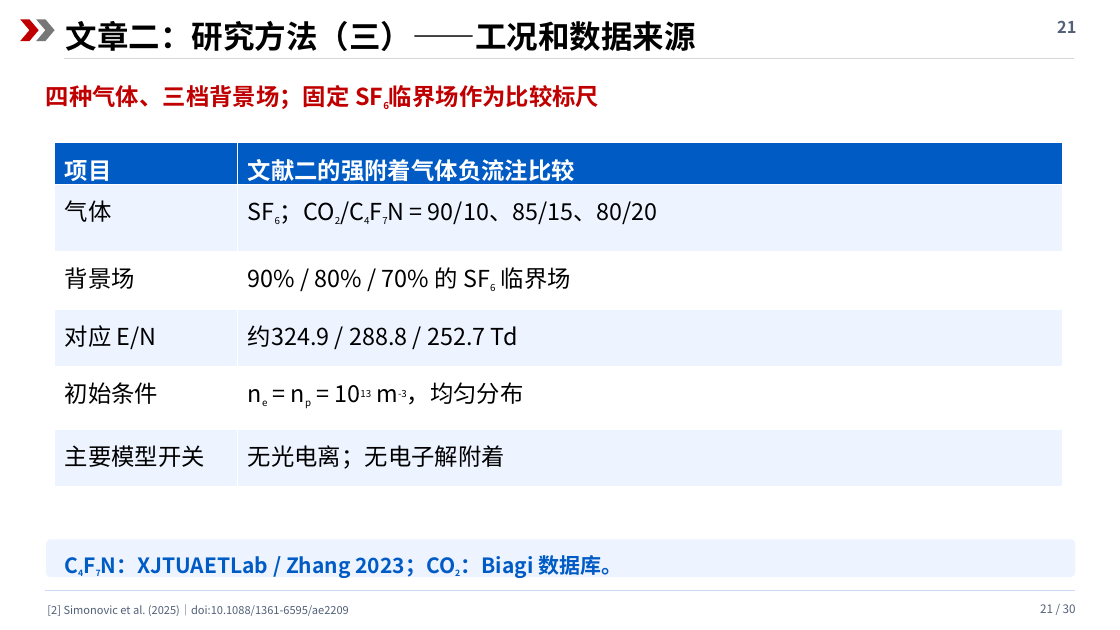
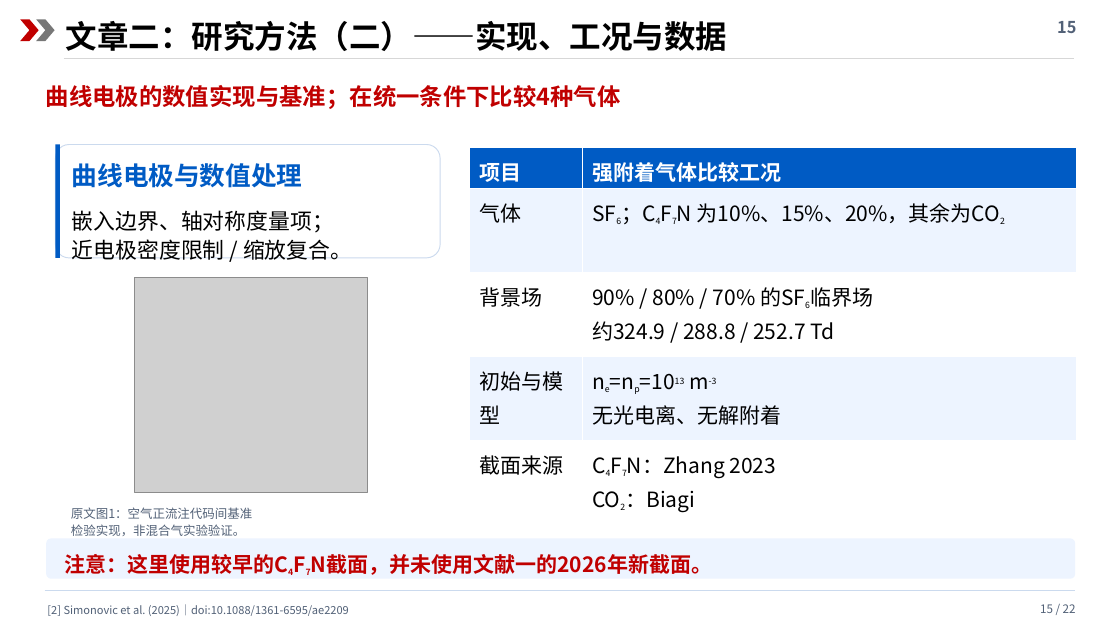
Before and after one commit to cass1223/cassbook, a slide deck: slide 15 of presentations/c4f7n/c4f7n_review.pptx (slide 21 before the commit). Drawn at 1120x630 pixels with LibreOffice and Linux fonts; fonts in the diff are those of the drawing; grey boxes stand for pictures. Boxes give left, top, right and bottom in pixels: in the first picture for what was removed or moved away, otherwise in the second. Text is boxed around its words. In the diff, an @@ line names an element or a change of style, - is before the commit and + after.

```diff
--- a/presentations/c4f7n/c4f7n_review.pptx
+++ b/presentations/c4f7n/c4f7n_review.pptx
@@ text at (x1=66, y1=21, x2=728, y2=51): text changed @@
-文章二：研究方法（三）——工况和数据来源
+文章二：研究方法（二）——实现、工况与数据
@@ text at (x1=1057, y1=21, x2=1076, y2=33): text changed @@
-21
+15
@@ text at (x1=46, y1=85, x2=621, y2=109): text changed @@
-四种气体、三档背景场；固定 SF6临界场作为比较标尺
+曲线电极的数值实现与基准；在统一条件下比较4种气体
@@ rounded rectangle added at (x1=55, y1=145, x2=440, y2=258), fill #FFFFFF, outline #CBDAEE 0.8 pt @@
@@ rectangle added at (x1=55, y1=145, x2=60, y2=258), fill #005BC4 @@
@@ table at (x1=470, y1=147, x2=1076, y2=521) @@
-row 1: 项目 | 文献二的强附着气体负流注比较
-row 2: 气体 | SF6；CO2/C4F7N = 90/10、85/15、80/20
-row 3: 背景场 | 90% / 80% / 70% 的 SF6 临界场
-row 4: 对应 E/N | 约324.9 / 288.8 / 252.7 Td
-row 5: 初始条件 | ne = np = 1013 m-3，均匀分布
-row 6: 主要模型开关 | 无光电离；无电子解附着
+row 1: 项目 | 强附着气体比较工况
+row 2: 气体 | SF6；C4F7N 为10%、15%、20%，其余为CO2
+row 3: 背景场 | 90% / 80% / 70% 的SF6临界场 / 约324.9 / 288.8 / 252.7 Td
+row 4: 初始与模型 | ne=np=1013 m-3 / 无光电离、无解附着
+row 5: 截面来源 | C4F7N：Zhang 2023 / CO2：Biagi
@@ table resized from (x1=55, y1=143, x2=1063, y2=486) to (x1=470, y1=147, x2=1076, y2=521) @@
@@ text added at (x1=72, y1=163, x2=303, y2=188), 22 pt, text #005BC4, bold @@
+曲线电极与数值处理
@@ text added at (x1=72, y1=210, x2=352, y2=260), 18.7 pt, text #000000 @@
+嵌入边界、轴对称度量项；
+近电极密度限制 / 缩放复合。
@@ picture added at (x1=134, y1=277, x2=368, y2=492) @@
@@ text added at (x1=71, y1=507, x2=252, y2=536), 10.7 pt, text #526177 @@
+原文图1：空气正流注代码间基准
+检验实现，非混合气实验验证。
@@ text at (x1=64, y1=554, x2=712, y2=575): text changed; text colour #005BC4 to #C00000 @@
-C4F7N：XJTUAETLab / Zhang 2023；CO2：Biagi 数据库。
+注意：这里使用较早的C4F7N截面，并未使用文献一的2026年新截面。
@@ text at (x1=1040, y1=604, x2=1076, y2=613): text changed @@
-21 / 30
+15 / 22
```
Also in this commit, not shown: 20 other slides changed, 1 slide added, 9 slides removed, 4 other files.
